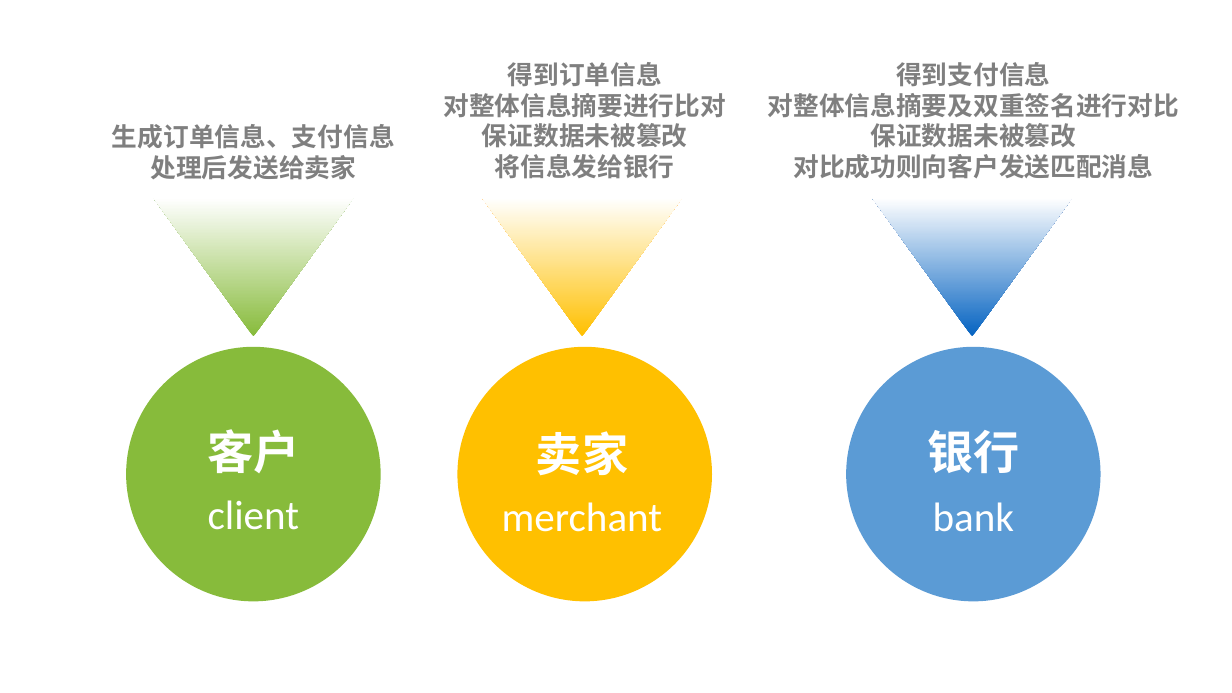
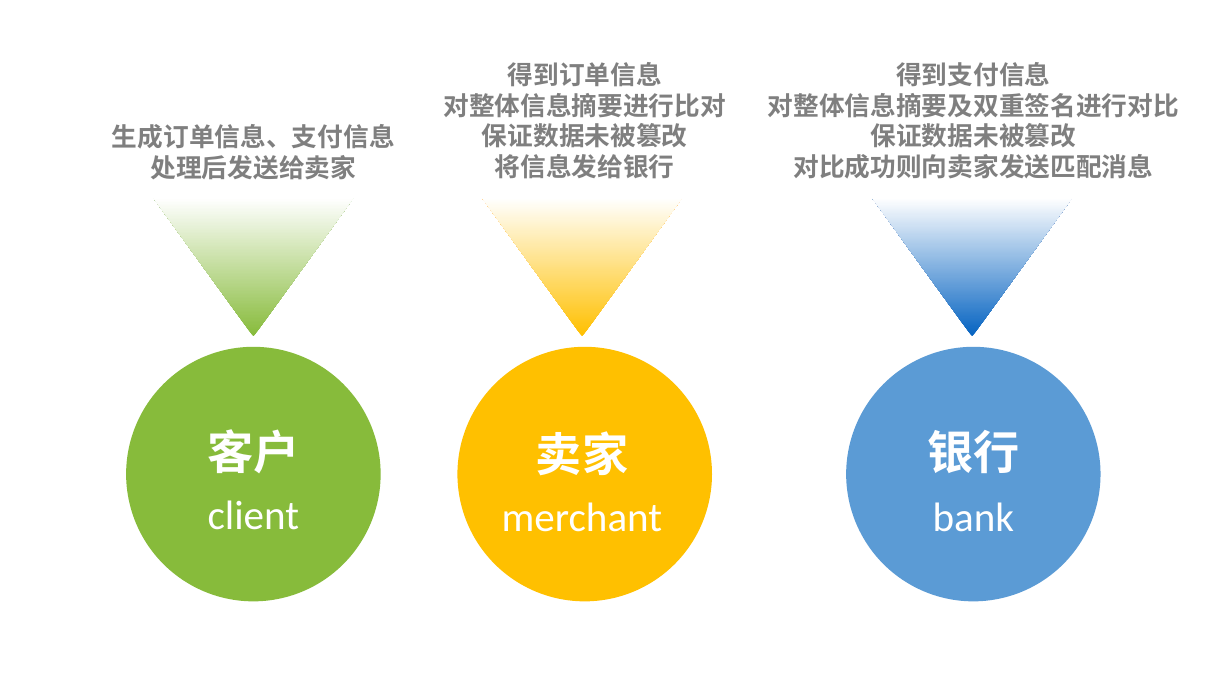
Before and after one commit to Jusot/cnscp, a slide deck: slide 3 of docs/网络安全.ppt (slide 2 before the commit). Drawn at 1232x693 pixels with LibreOffice and Linux fonts; fonts in the diff are those of the drawing; background and template pictures are left out. Boxes give left, top, right and bottom in pixels: in the first picture for what was removed or moved away, otherwise in the second. Text is boxed around its words. In the diff, an @@ line names an element or a change of style, - is before the commit and + after.

```diff
--- a/docs/网络安全.ppt
+++ b/docs/网络安全.ppt
@@ text at box(793, 154, 1153, 178): text changed @@
-对比成功则向客户发送匹配消息
+对比成功则向卖家发送匹配消息
```
Also in this commit, not shown: 2 other slides changed, 6 slides added, 1 slide removed, 2 other files.
